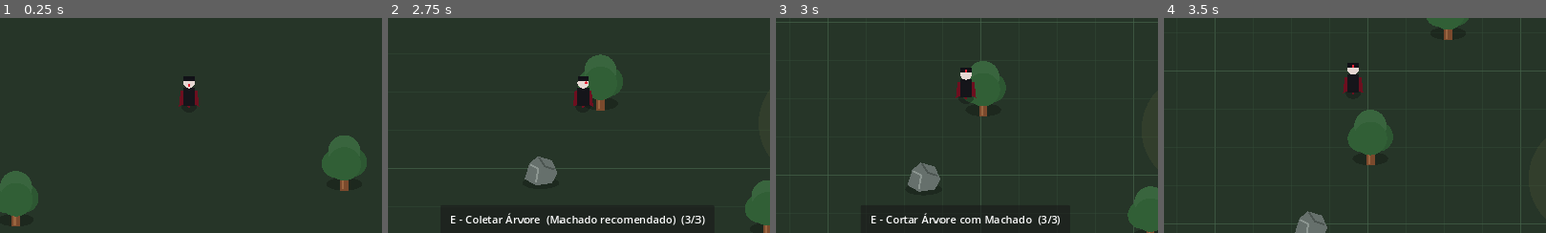
Above: before the commit, frames 1-4 (left to right).
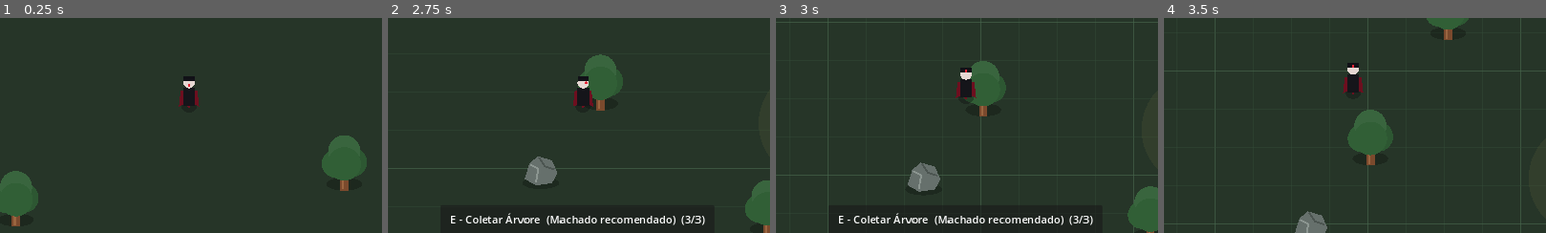
Above: after the commit, the same moments.

Repository: janduyankiingles-ops/Fantasy-Sandbox
Game: Godot game, scene res://scenes/main.tscn
The game is run twice, just before and just after one commit, with the same random seed, the same clock (stepped at 60 frames per second) and the same inputs.
Inputs:
- Up to frame 1 (0.25 s): no input
- Up to frame 2 (2.75 s): tap Enter at 0.5 s; hold D 0.53-1.28 s; tap I at 0.6, 1.25 s; tap Space at 0.77, 1.52 s; hold S 1.28-2.03 s; tap 1 at 1.35 s; hold D from 2.03 s (still down); tap 2 at 2.1 s
- Up to frame 3 (3 s): release D at 2.78 s; hold W from 2.78 s (still down); tap 3 at 2.85 s
- Up to frame 4 (3.5 s): keep holding W; tap Space at 3.02 s
The pictures show only the part of the screen within x 25-75%, y 32-82%; the shares and areas given below are measured in that part.

Frames 1-2 are identical in both runs. In frame 3, 1.4% of the frame differs, in the area x 16-84%, y 90-97%; in frame 4, nothing differs.

Commit message:
v0.0.6: start without tools and add crafting recipes

Diff:
--- a/scripts/player.gd
+++ b/scripts/player.gd
@@ -21,8 +21,9 @@
 var inventory: Dictionary = {
 	"wood": 0,
 	"stone": 0,
-	"axe": 1,
-	"pickaxe": 1
+	"axe": 0,
+	"pickaxe": 0,
+	"sword": 0
 }
 
 func _ready() -> void:
@@ -136,6 +137,38 @@
 func get_inventory_amount(item_key: String) -> int:
 	return int(inventory.get(item_key, 0))
 
+func craft_item(item_key: String) -> bool:
+	var wood_cost: int = 0
+	var stone_cost: int = 0
+
+	match item_key:
+		"axe":
+			wood_cost = 3
+			stone_cost = 2
+		"pickaxe":
+			wood_cost = 2
+			stone_cost = 3
+		"sword":
+			wood_cost = 2
+			stone_cost = 4
+		_:
+			return false
+
+	if int(inventory.get(item_key, 0)) > 0:
+		return false
+
+	var current_wood: int = int(inventory.get("wood", 0))
+	var current_stone: int = int(inventory.get("stone", 0))
+
+	if current_wood < wood_cost or current_stone < stone_cost:
+		return false
+
+	inventory["wood"] = current_wood - wood_cost
+	inventory["stone"] = current_stone - stone_cost
+	inventory[item_key] = 1
+	inventory_changed.emit()
+	return true
+
 func _draw() -> void:
 	draw_circle(Vector2(0, 13), 14.0, Color(0.05, 0.05, 0.06, 0.35))
 
